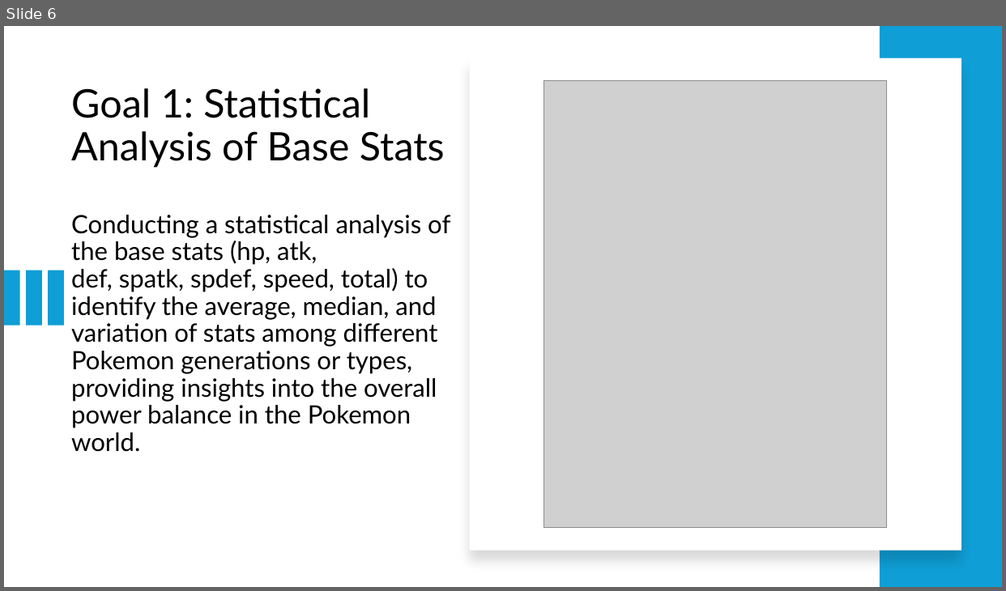
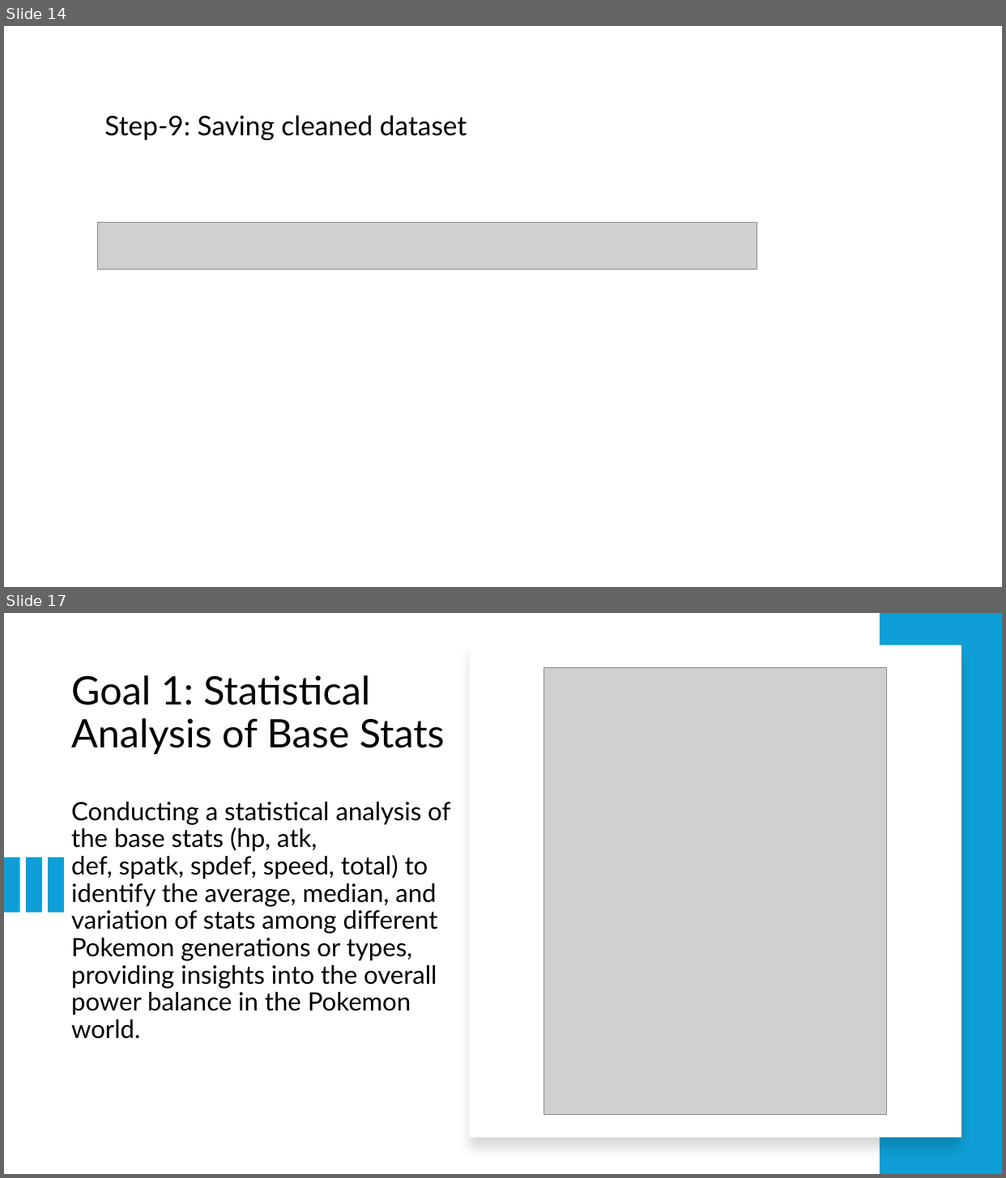
Before and after one commit to ManasaAkula/DataWizards_BigdataProject, a slide deck: Data Wizards.pptx. Shown one above the other, each under a label of ours: slide 6 before the commit, slides 14 and 17 after it; the slides between them are not shown. The pictures are 1006x591 and 1006x1178 pixels, drawn with LibreOffice and Linux fonts; fonts in the diff are those of the drawing; grey boxes stand for pictures. Boxes give left, top, right and bottom in pixels: in the first picture for what was removed or moved away, otherwise in the second. Text is boxed around its words. In the diff, an @@ line names an element or a change of style, - is before the commit and + after.

```diff
--- a/Data Wizards.pptx
+++ b/Data Wizards.pptx
@@ slide 14 added at <box>4,26,1002,587</box>, background #FFFFFF @@
@@ text added at <box>104,115,467,140</box>, 26 pt, text #000000 @@
+Step-9: Saving cleaned dataset
@@ picture added at <box>98,222,757,269</box> @@
@@ what was slide 6 is now slide 17 @@
```
Also in this commit, not shown: 1 slide changed, 10 other slides added.
